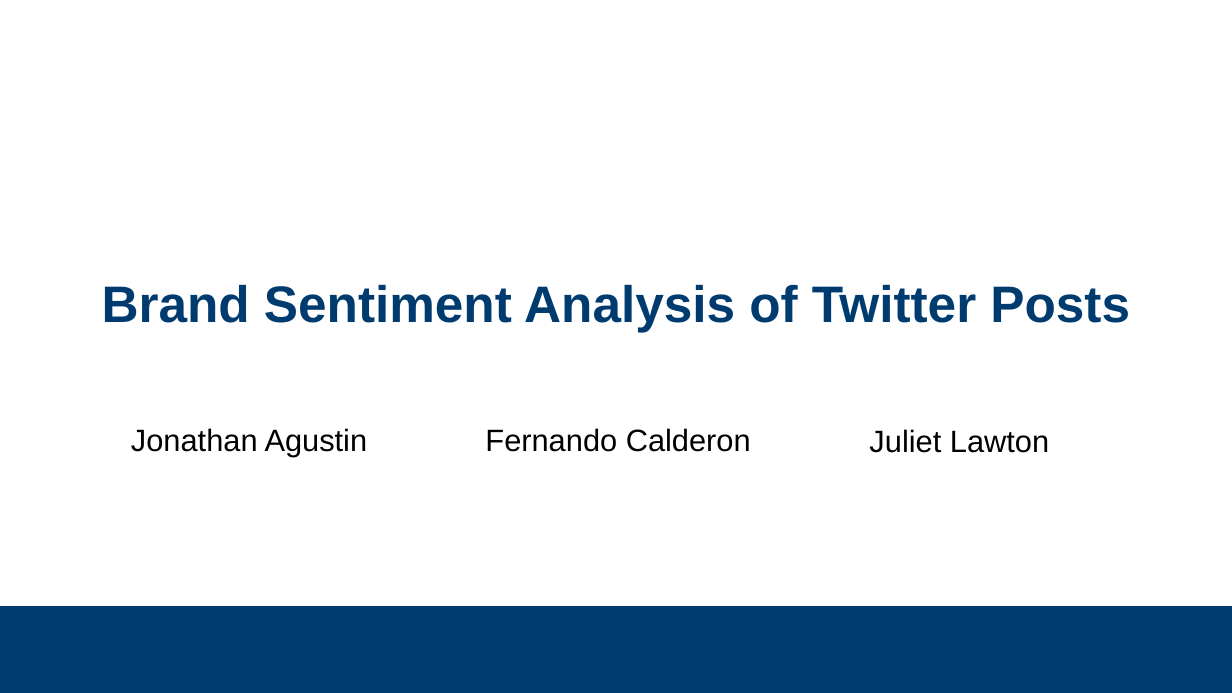
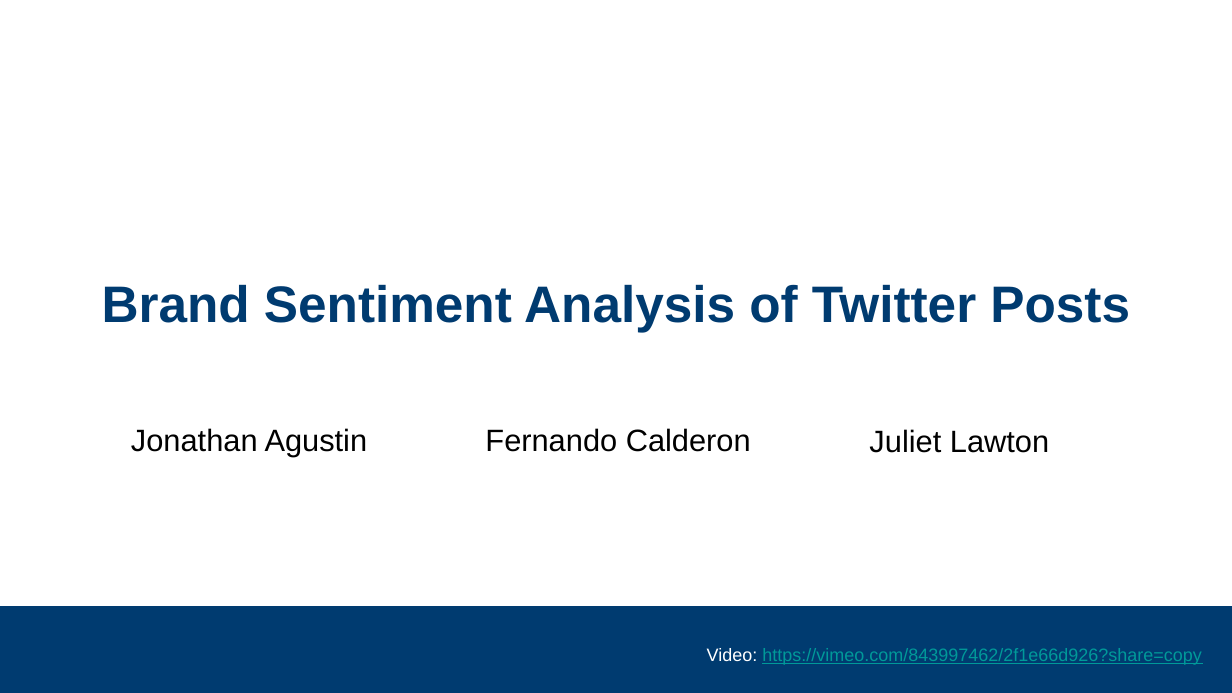
Before and after one commit to subsystem3/project, a slide deck: slide 1 of Final-Project-Team-2.pptx. Drawn at 1232x693 pixels with LibreOffice and Linux fonts; fonts in the diff are those of the drawing; background and template pictures are left out. Boxes give left, top, right and bottom in pixels: in the first picture for what was removed or moved away, otherwise in the second. Text is boxed around its words. In the diff, an @@ line names an element or a change of style, - is before the commit and + after.

```diff
--- a/Final-Project-Team-2.pptx
+++ b/Final-Project-Team-2.pptx
@@ text added at [707, 648, 1202, 665], 14 pt, text #009999, underline @@
+Video: https://vimeo.com/843997462/2f1e66d926?share=copy
```
Also in this commit, not shown: 10 other slides changed, 15 slides added, 9 slides removed.
